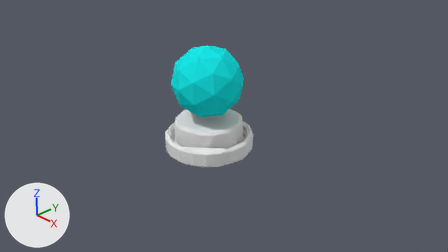
The Blender file Project Gamma/Assets/Models/Interactables/Checkpoint.blend: old version first, new version second.
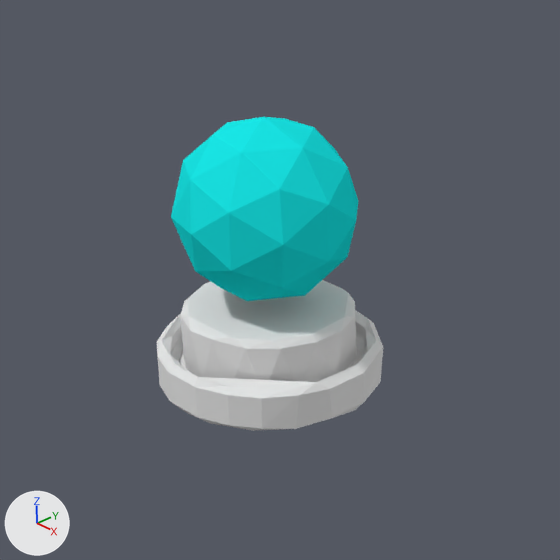
Each version is shown from the file's camera 'Camera', then close up on the part from 23% to 72% of the width and 0% to 86% of the height. Arrows for +X, +Y and +Z are at lower left; the lights stay in place.

Names of what the first close-up shows: 'Base', 'Cube Active State'.
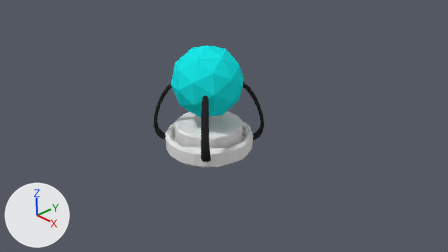
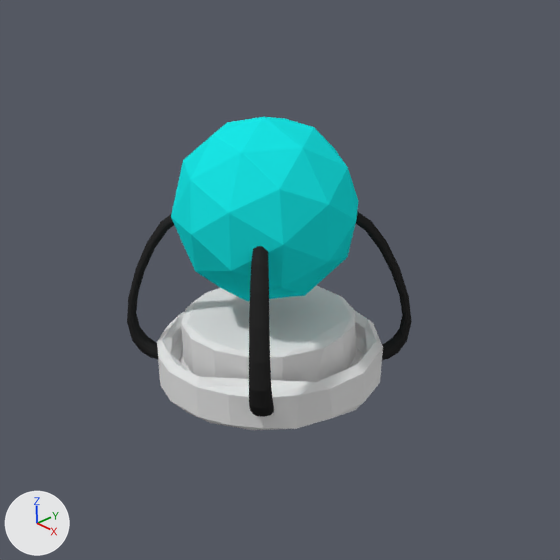
Where the change shows, as pixel boxes (x1, y1, x2, y2) in the close-ups (560 x 560 px; the box of a moved part takes in the faces that stretch with it):
'Base', reshaped, rescaled: before (157, 280, 383, 431); after (157, 285, 383, 430)
'Pointy Things', added (black): after (127, 211, 412, 417)
part 1 of me_cylinder_007, moved or reshaped: before (180, 280, 357, 382); after (181, 285, 356, 382)

Edits to the bpy script that builds the scene:
```text
Add mat_checkpoint_pointy_things:
    mat_checkpoint_pointy_things = diffuse_material('Checkpoint-Pointy Things')
    mat_checkpoint_pointy_things.base_color = (0.0237, 0.0237, 0.0237)  # black #2b2b2b
Change me_cylinder_007:
    where me_cylinder_007.from_pydata(...)  # 704 vertices, 706 faces; spans x -0.99..0.99, y -0.99..0.99, z -0.25..0.47
    used by ob_base; parent = ob_checkpoint; location = (0.0, -1.35, 1.5); rotation_euler = (-1.571, 0.0, 0.0), in degrees (-90, 0, 0)
    me_cylinder_007 part 1: all 96 vertices in x -0.76..0.76, y -0.76..0.76, z 0.42..0.47 are moved by (0.0, 0.0, -0.09)
Add me_cube_006:
    me_cube_006.from_pydata(...)  # 52 vertices, 52 faces; spans x -1.08..1.08, y -1.08..1.08, z -0.02..1.67
    me_cube_006.materials.append(mat_checkpoint_pointy_things)  # black #2b2b2b
Change ob_base:
    ob_base.scale: (1.0, 1.0, 1.0) -> (1.0, 0.992, 1.0)
Add ob_pointy_things:
    ob_pointy_things = bpy.data.objects.new('Pointy Things', me_cube_006)
    ob_pointy_things.parent = ob_checkpoint
    ob_pointy_things.matrix_parent_inverse = Matrix(((1.0, 0.0, 0.0, 0.0), (0.0, 0.0, 1.0, -1.5), (0.0, -1.0, 0.0, 0.0), (0.0, 0.0, 0.0, 1.0)))
    ob_pointy_things.location = (0.0, 0.0, 0.0)
    _m = ob_pointy_things.modifiers.new('Subsurf', 'SUBSURF')
```
